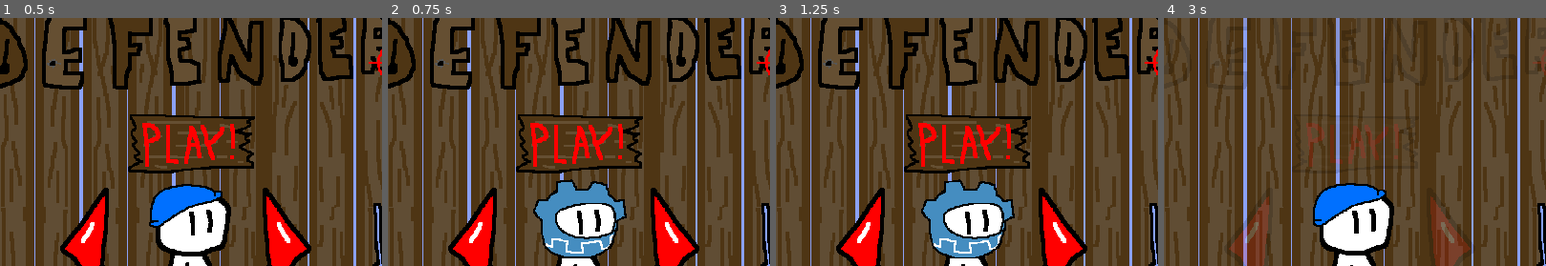
Above: before the commit, frames 1-4 (left to right).
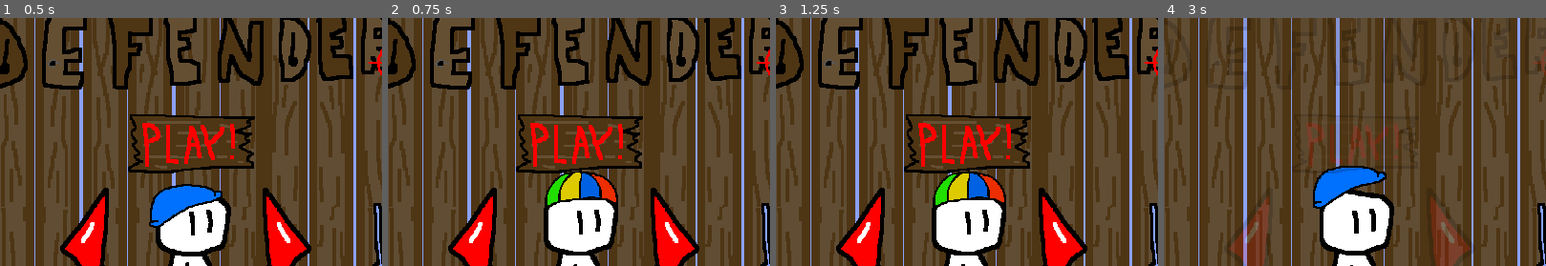
Above: after the commit, the same moments.

Repository: theMathR/Bulletslit-Defender
Game: Godot game, scene res://levels/main.tscn
Two runs of this game, one before a commit and one after it. Both use one fixed random seed, a clock stepped at 60 frames per second and the inputs below.
Inputs (mouse positions are % of the whole screen's width and height, from its top left):
- Up to frame 1 (0.5 s): no input
- Up to frame 2 (0.75 s): click (37, 71) at 0.5 s
- Up to frame 3 (1.25 s): no input
- Up to frame 4 (3 s): click (62, 71) at 1.25 s; click (50, 50) at 2 s; tap Enter (interact) at 2.75, 2.85 s; move the mouse to (72, 45) at 2.77 s; hold D (right) from 2.78 s (still down); click (72, 45) at 2.92 s
The pictures show only the part of the screen within x 25-75%, y 24-74%; the shares and areas given below are measured in that part.

Frame 1 is identical in both runs. In frame 2, 4.5% of the frame differs, in the area x 38-63%, y 61-97%; in frame 3, 4.5%; in frame 4, 2.8%.

Commit message:
Added support for larger hats

Diff:
--- a/player.gd
+++ b/player.gd
@@ -144,6 +144,7 @@
 
 func load_hat():
 	$Sprites/Head/Helmet.texture = load("res://hats/"+str(Status.hat)+".png")
+	$Sprites/Head/Helmet.position.y -= $Sprites/Head/Helmet.texture.get_height() - 144
 
 func retry():
 	Status.bullets = 5 if Status.level != 2 else 4
--- a/status.gd
+++ b/status.gd
@@ -16,7 +16,7 @@
 var player: CharacterBody2D
 const BULLET_MAX = 5
 const LAST_LEVEL = 8
-const HATS_MAX = 8
+const HATS_MAX = 9
 
 func _ready():
 	#debug_reset()
Binary file added: 7.png.png
Not shown, added: 7.png.png.import
Binary file added: hats/8.png
Not shown, added: hats/8.png.import
